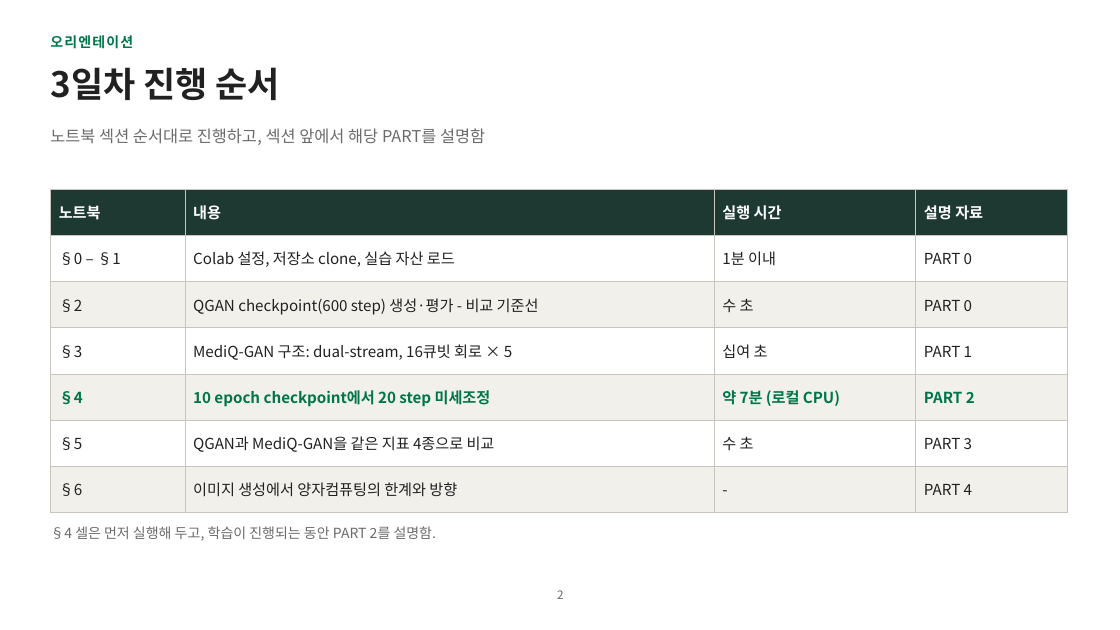
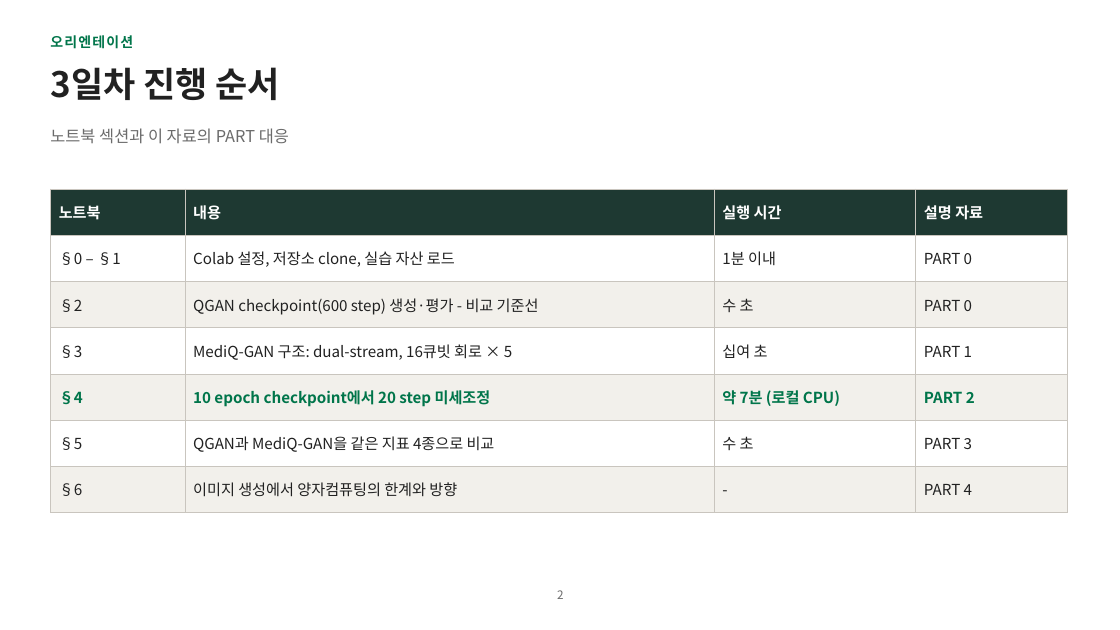
Before and after one commit to hyunhp/skin_disease_qml, a slide deck: slide 2 of practice/day3_slides/day3_practice_slides.pptx. Drawn at 1120x630 pixels with LibreOffice and Linux fonts; fonts in the diff are those of the drawing. Boxes give left, top, right and bottom in pixels: in the first picture for what was removed or moved away, otherwise in the second. Text is boxed around its words. In the diff, an @@ line names an element or a change of style, - is before the commit and + after.

```diff
--- a/practice/day3_slides/day3_practice_slides.pptx
+++ b/practice/day3_slides/day3_practice_slides.pptx
@@ text at [50, 128, 289, 144]: text changed @@
-노트북 섹션 순서대로 진행하고, 섹션 앞에서 해당 PART를 설명함
+노트북 섹션과 이 자료의 PART 대응
@@ text removed at [50, 526, 437, 541] @@
-§4 셀은 먼저 실행해 두고, 학습이 진행되는 동안 PART 2를 설명함.
```
Also in this commit, not shown: 6 other slides changed, 1 slide added, 2 slides removed, 10 other files.
